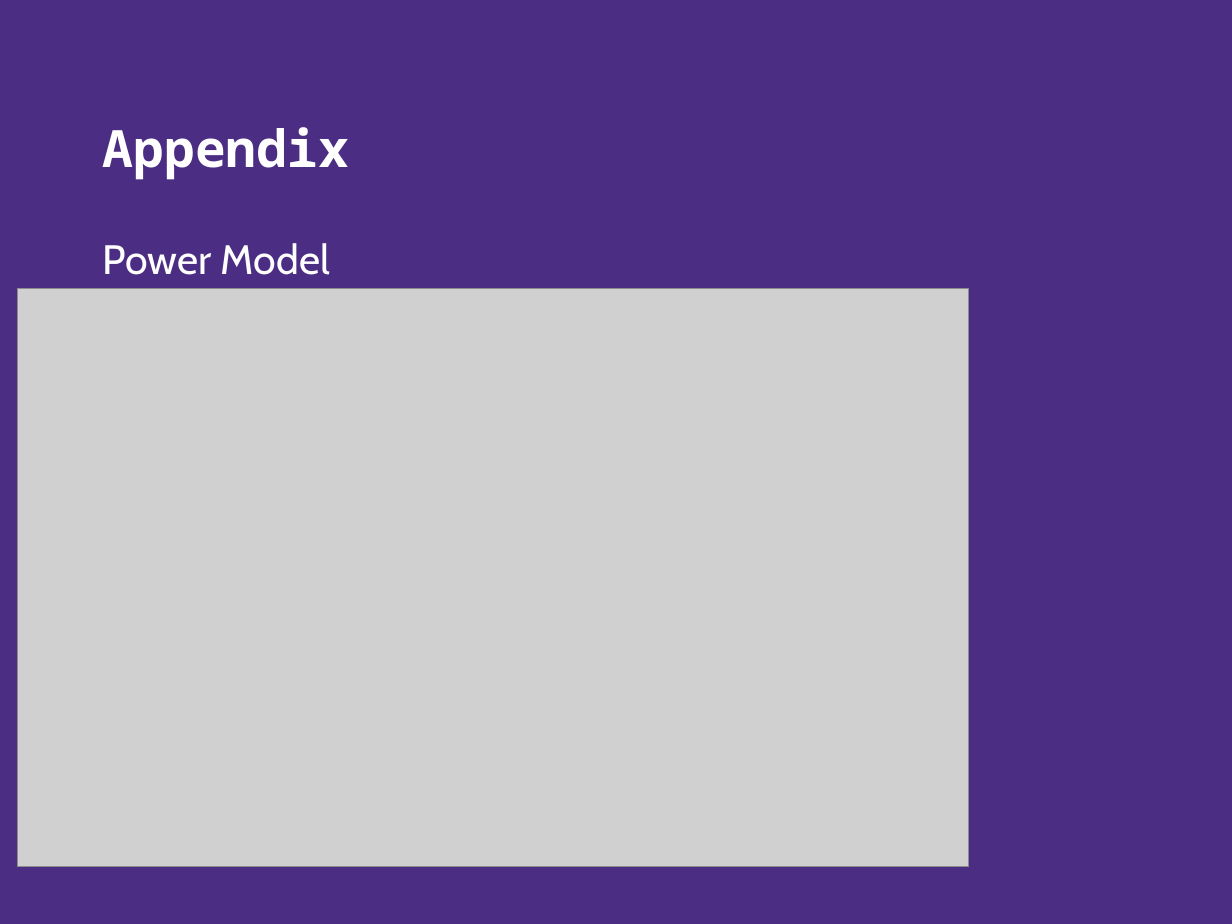
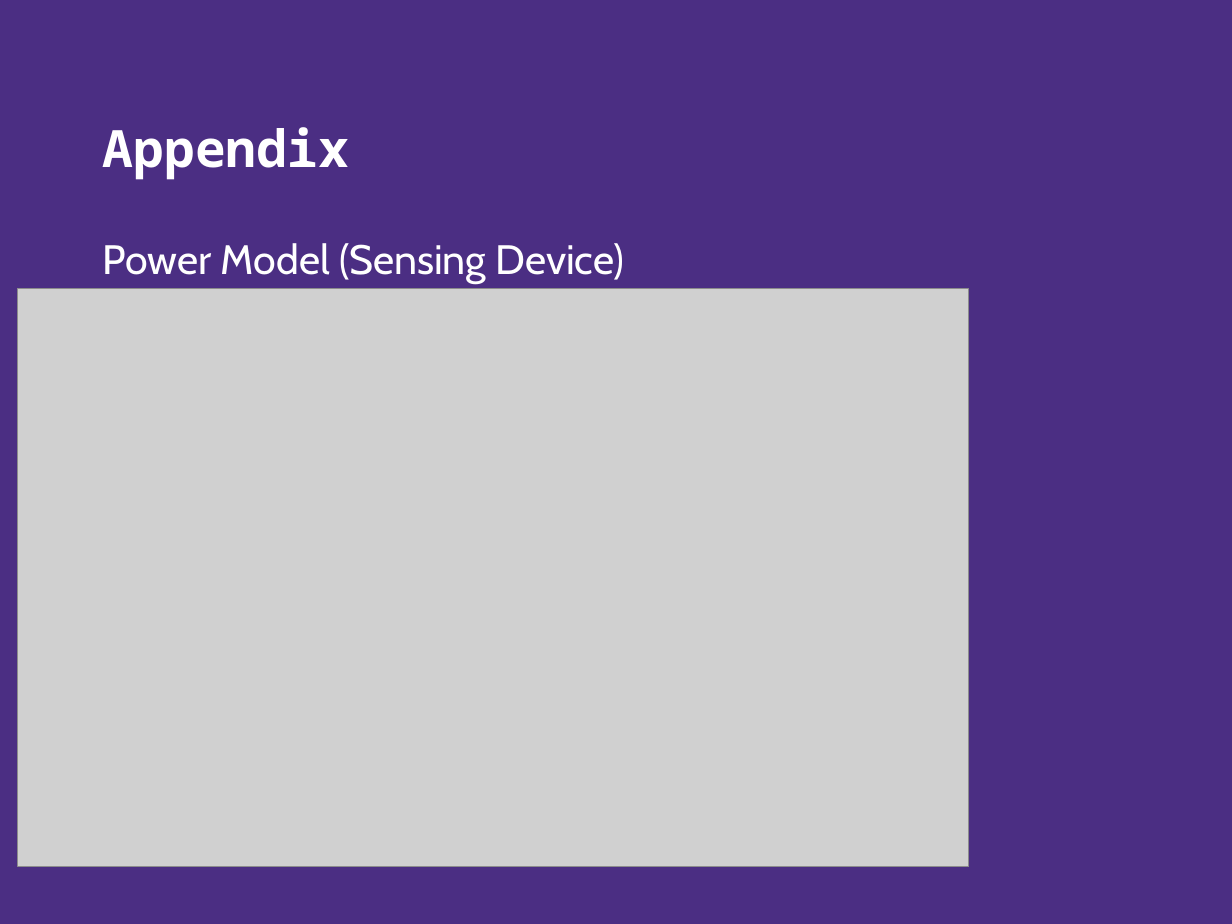
Before and after one commit to vpon-lab/514-Final-Project, a slide deck: slide 10 of Final Project Presentation.pptx. Drawn at 1232x924 pixels with LibreOffice and Linux fonts; fonts in the diff are those of the drawing; grey boxes stand for pictures; background and template pictures are left out. Boxes give left, top, right and bottom in pixels: in the first picture for what was removed or moved away, otherwise in the second. Text is boxed around its words. In the diff, an @@ line names an element or a change of style, - is before the commit and + after.

Commit message:
edited presentation, added power model for display device

```diff
--- a/Final Project Presentation.pptx
+++ b/Final Project Presentation.pptx
@@ text at box(103, 243, 624, 284): text changed @@
-Power Model
+Power Model (Sensing Device)
```
Also in this commit, not shown: 1 slide added, 2 other files.
